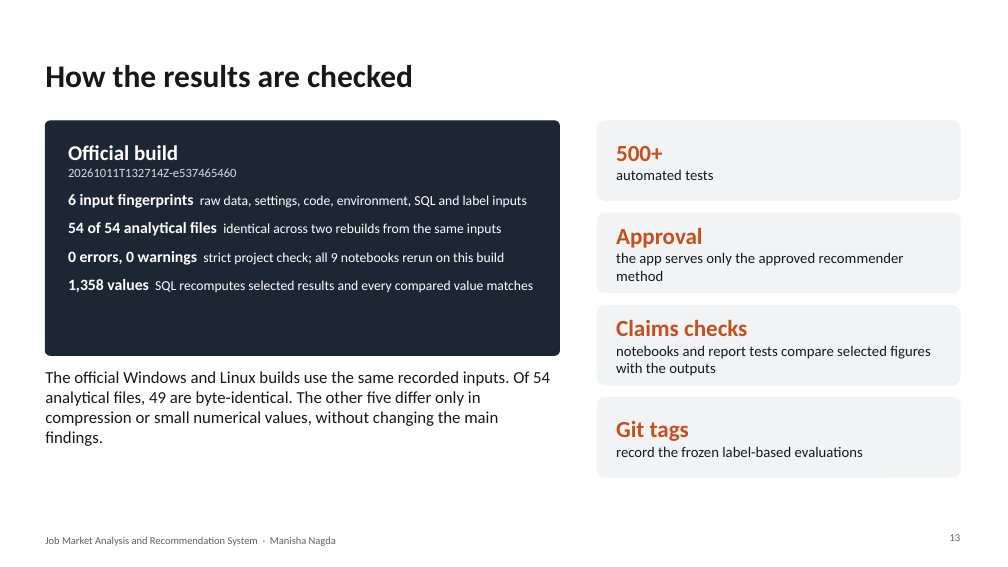
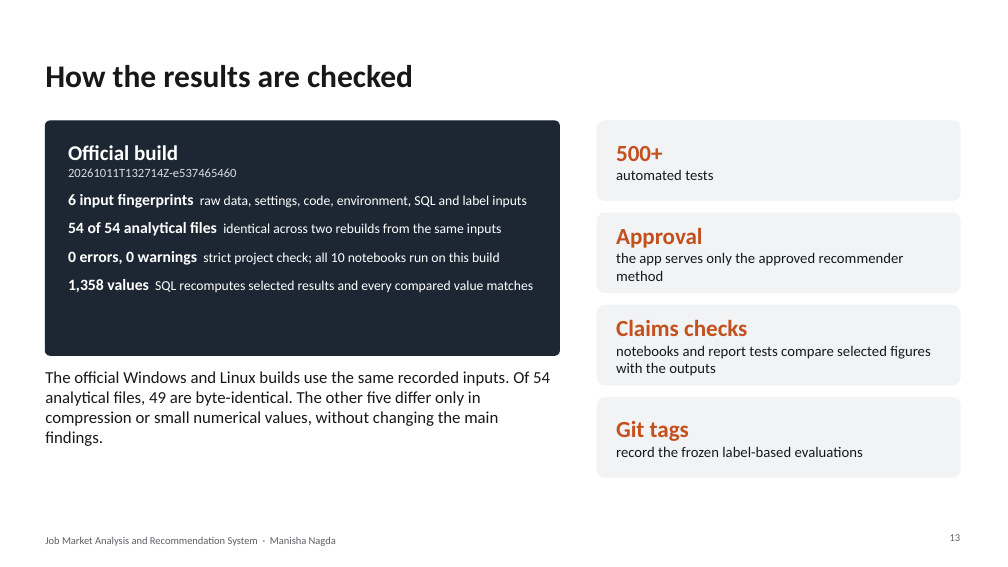
Before and after one commit to manishanagda1997-debug/Project_8_NHIS, a slide deck: slide 13 of reports/job_market_presentation.pptx. Drawn at 1008x567 pixels with LibreOffice and Linux fonts; fonts in the diff are those of the drawing. Boxes give left, top, right and bottom in pixels: in the first picture for what was removed or moved away, otherwise in the second. Text is boxed around its words. In the diff, an @@ line names an element or a change of style, - is before the commit and + after.

Commit message:
Notebook 09: post-evaluation diagnostics for category agreement over time and recommender test difficulty; docs updated to ten notebooks

```diff
--- a/reports/job_market_presentation.pptx
+++ b/reports/job_market_presentation.pptx
@@ text at <box>68,251,500,265</box>: text changed @@
-0 errors, 0 warnings strict project check; all 9 notebooks rerun on this build
+0 errors, 0 warnings strict project check; all 10 notebooks run on this build
```
Also in this commit, not shown: 4 other files.
